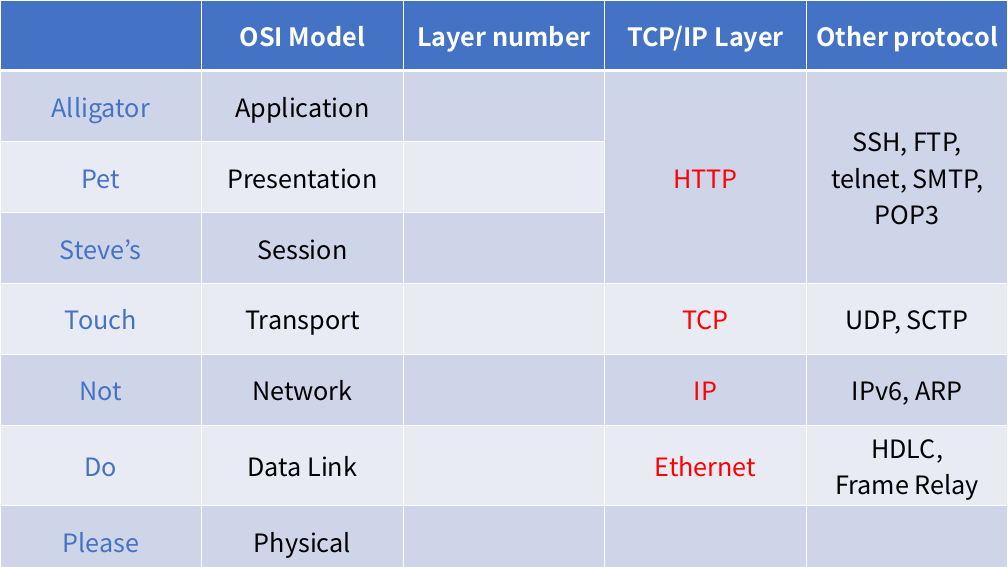
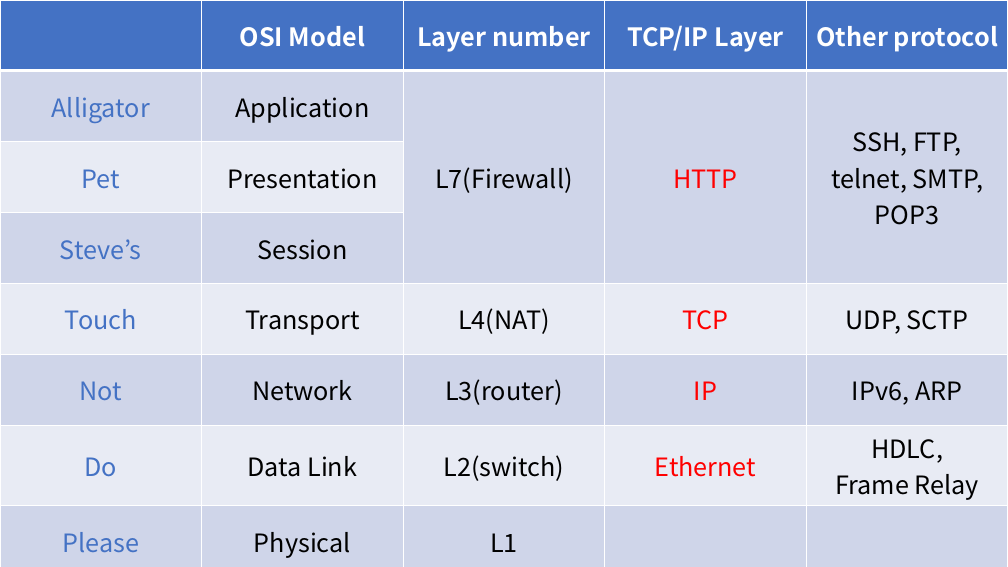
Before and after one commit to bobHemoi/ositcpNetwork, a slide deck: slide 1 of os1-and-tcp.pptx. Drawn at 1008x567 pixels with LibreOffice and Linux fonts; fonts in the diff are those of the drawing. Boxes give left, top, right and bottom in pixels: in the first picture for what was removed or moved away, otherwise in the second. Text is boxed around its words. In the diff, an @@ line names an element or a change of style, - is before the commit and + after.

Commit message:
Update ppt

```diff
--- a/os1-and-tcp.pptx
+++ b/os1-and-tcp.pptx
@@ table at [0,0,1008,567] @@
-row 2, column 3: 
+row 2, column 3: L7(Firewall)
-row 5, column 3: 
+row 5, column 3: L4(NAT)
-row 6, column 3: 
+row 6, column 3: L3(router)
-row 7, column 3: 
+row 7, column 3: L2(switch)
-row 8, column 3: 
+row 8, column 3: L1
```
Also in this commit, not shown: 1 other file.
